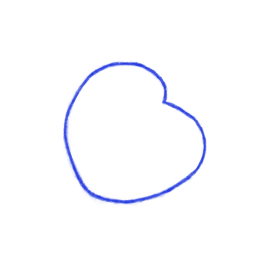
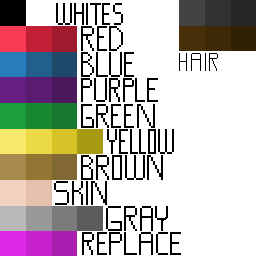
Before/after of a w=256, h=256 layered artwork. What changed in the layer stack:
removed layer "BodyF Inky" over [63, 59, 207, 208]
added layer "Colors" above "Reminder" over [0, 0, 256, 256]
